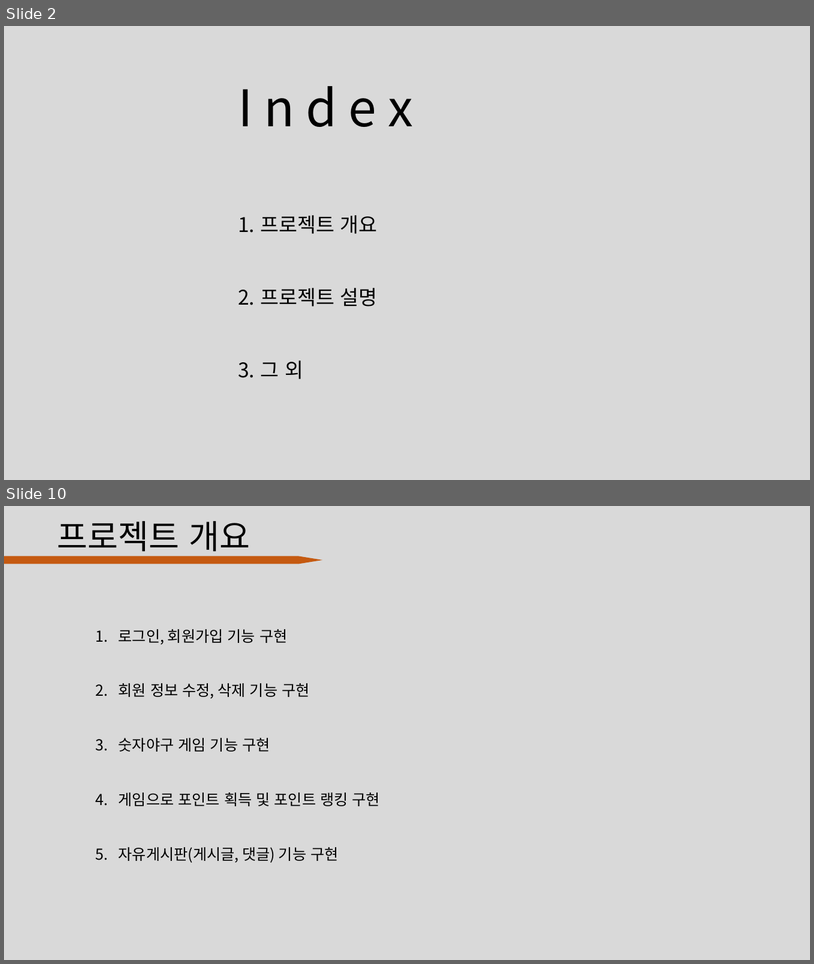
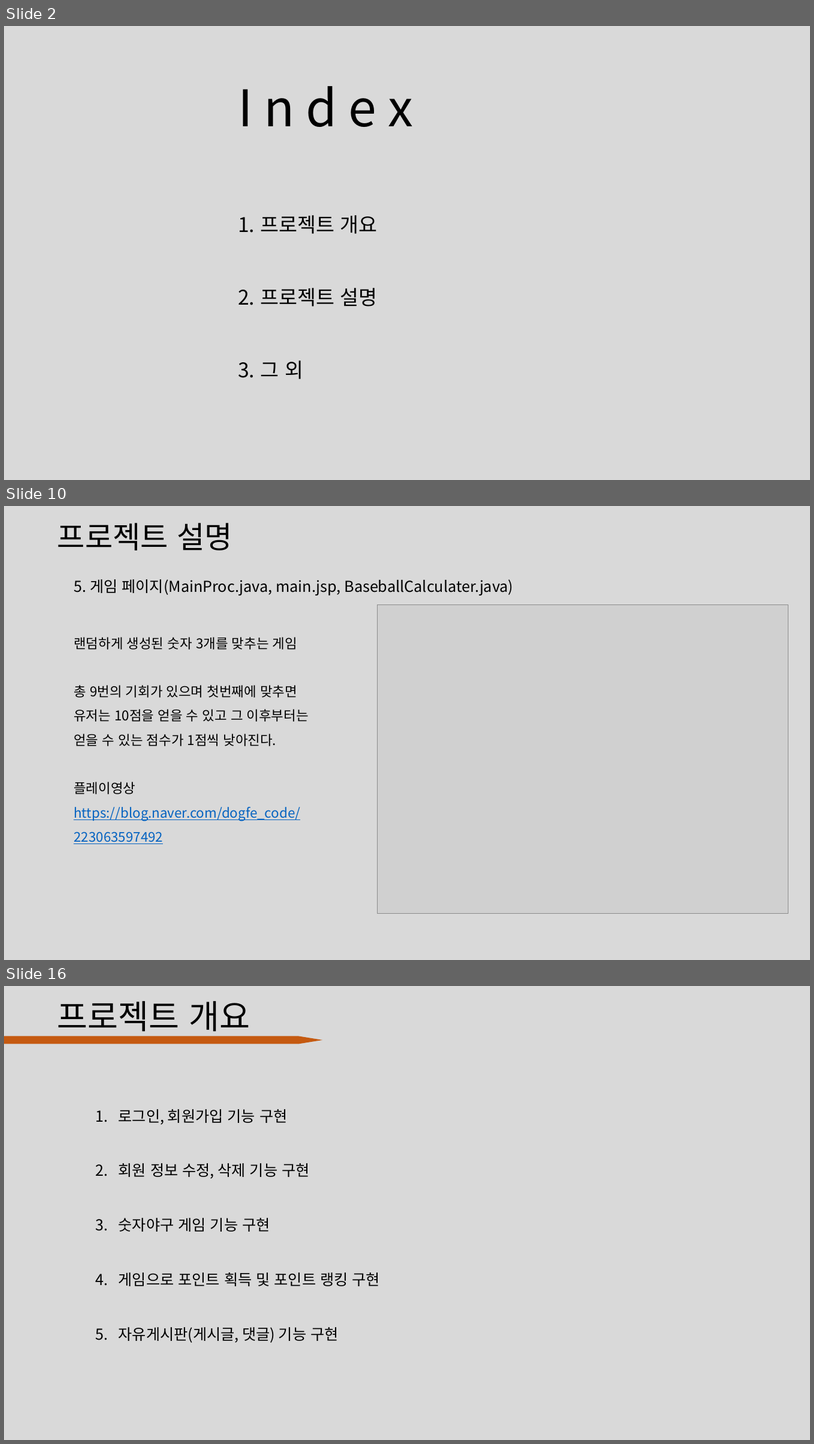
Before and after one commit to DevDogFe/baseball, a slide deck: 숫자 야구.pptx. Shown one above the other, each under a label of ours: slides 2 and 10 before the commit, slides 2, 10 and 16 after it; the slides between them are not shown. The pictures are 814x964 and 814x1444 pixels, drawn with LibreOffice and Linux fonts; fonts in the diff are those of the drawing; grey boxes stand for pictures. Boxes give left, top, right and bottom in pixels: in the first picture for what was removed or moved away, otherwise in the second. Text is boxed around its words. In the diff, an @@ line names an element or a change of style, - is before the commit and + after.

```diff
--- a/숫자 야구.pptx
+++ b/숫자 야구.pptx
@@ slide 10 added at (4,506,810,960), background #D9D9D9 @@
@@ title added at (57,523,233,550), 36 pt, text #000000 @@
+프로젝트 설명
@@ text added at (74,579,513,595), 18 pt, text #000000 @@
+5. 게임 페이지(MainProc.java, main.jsp, BaseballCalculater.java)
@@ picture added at (378,605,789,913) @@
@@ text added at (74,637,309,844), 16 pt, text #000000 @@
+랜덤하게 생성된 숫자 3개를 맞추는 게임
+총 9번의 기회가 있으며 첫번째에 맞추면 유저는 10점을 얻을 수 있고 그 이후부터는 얻을 수 있는 점수가 1점씩 낮아진다.
+플레이영상
+https://blog.naver.com/dogfe_code/223063597492
@@ what was slide 10 is now slide 16 @@
```
Also in this commit, not shown: 6 slides changed, 6 other slides added, 1 slide removed, 4 other files.
